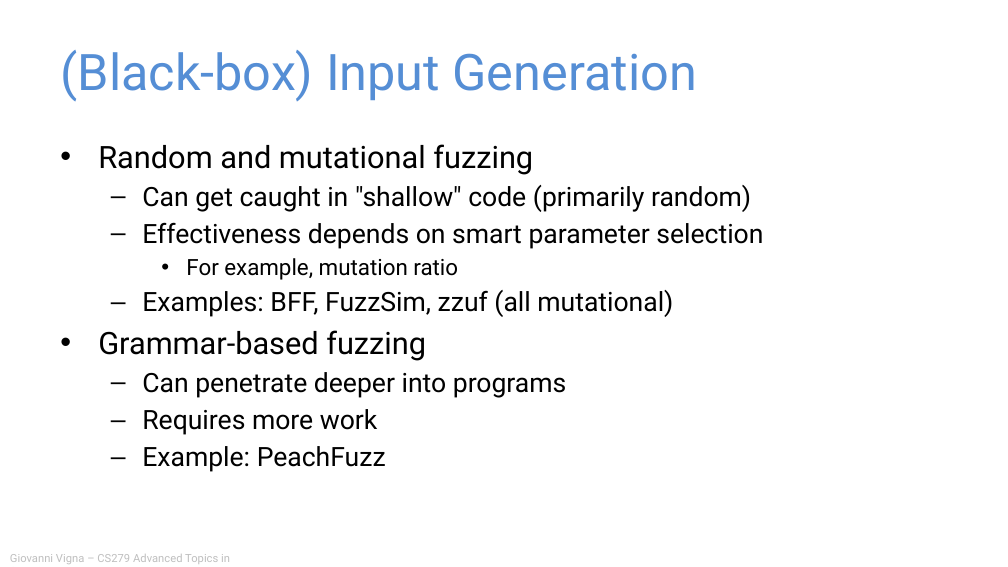
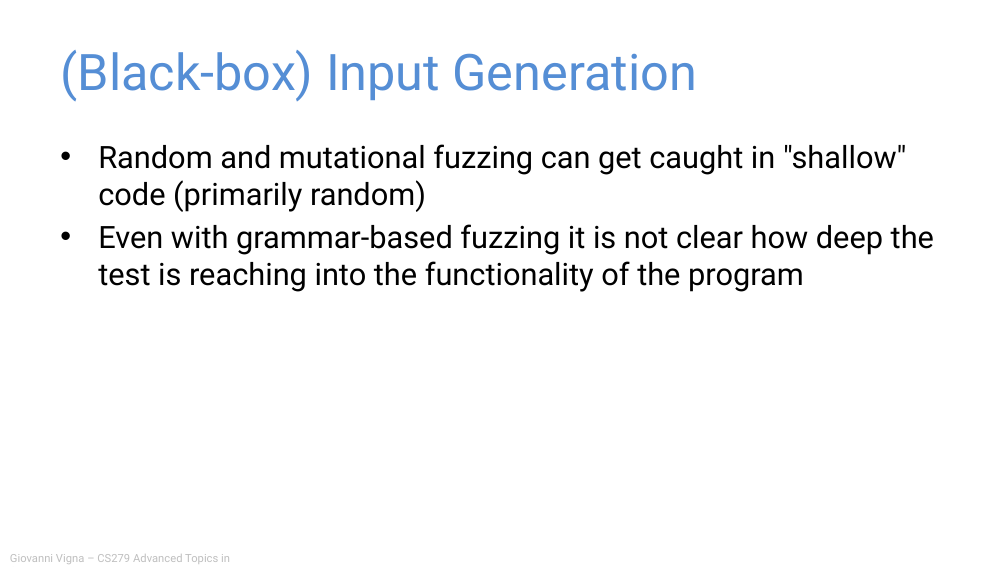
Before and after one commit to giovannivigna/CS279-Fall2024, a slide deck: slide 23 of materials/07_Dynamic_Analysis/Dynamic Analysis.pptx (slide 42 before the commit). Drawn at 1008x567 pixels with LibreOffice and Linux fonts; fonts in the diff are those of the drawing. Boxes give left, top, right and bottom in pixels: in the first picture for what was removed or moved away, otherwise in the second. Text is boxed around its words. In the diff, an @@ line names an element or a change of style, - is before the commit and + after.

```diff
--- a/materials/07_Dynamic_Analysis/Dynamic Analysis.pptx
+++ b/materials/07_Dynamic_Analysis/Dynamic Analysis.pptx
@@ text at <box>98,144,934,292</box>: text changed; size 19 to 22 pt @@
-• Random and mutational fuzzing
-  – Can get caught in "shallow" code (primarily random)
-  – Effectiveness depends on smart parameter selection
-    • For example, mutation ratio
-  – Examples: BFF, FuzzSim, zzuf (all mutational)
-• Grammar-based fuzzing
-  – Can penetrate deeper into programs
-  – Requires more work
-  – Example: PeachFuzz
+• Random and mutational fuzzing can get caught in "shallow" code (primarily random)
+• Even with grammar-based fuzzing it is not clear how deep the test is reaching into the functionality of the program
```
Also in this commit, not shown: 9 other slides changed, 2 slides added, 23 slides removed, 7 other files.
